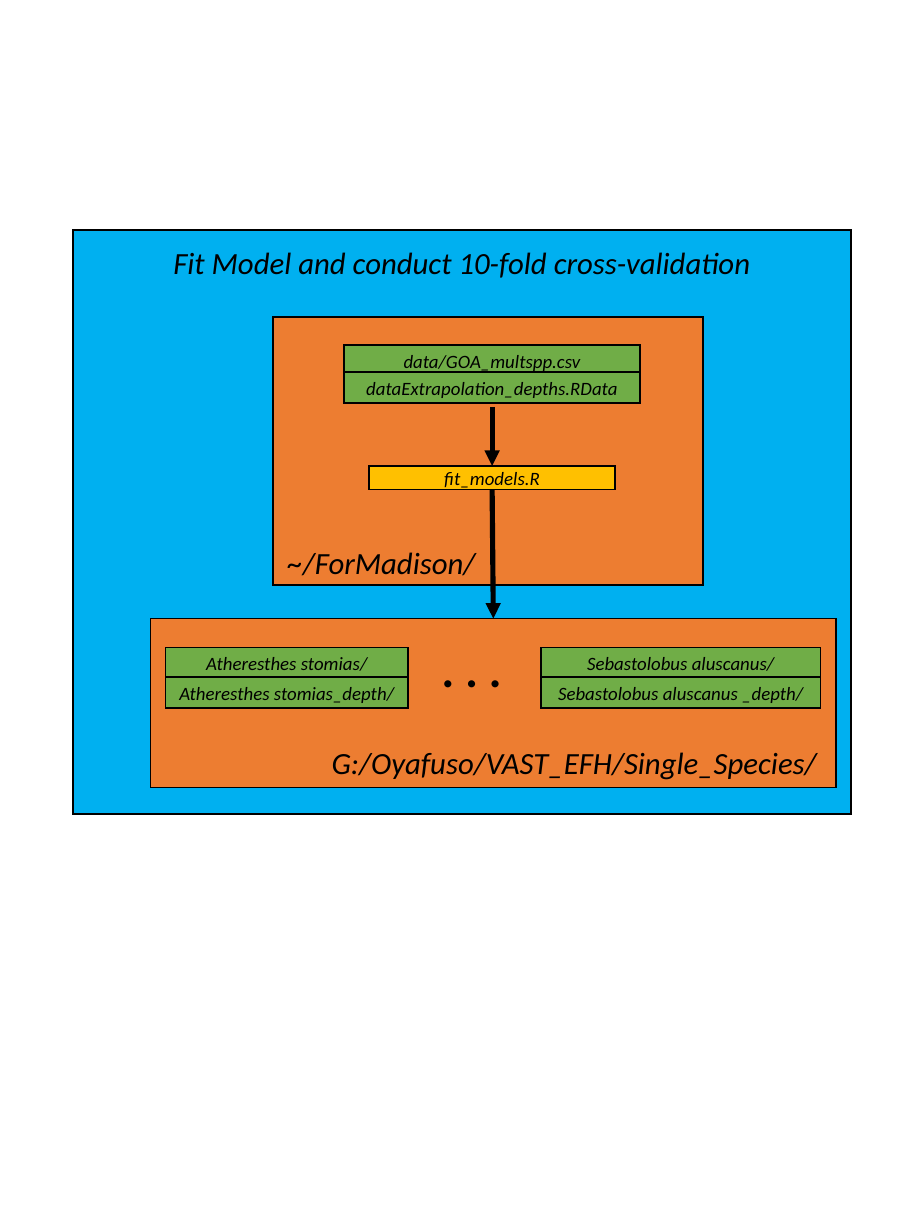
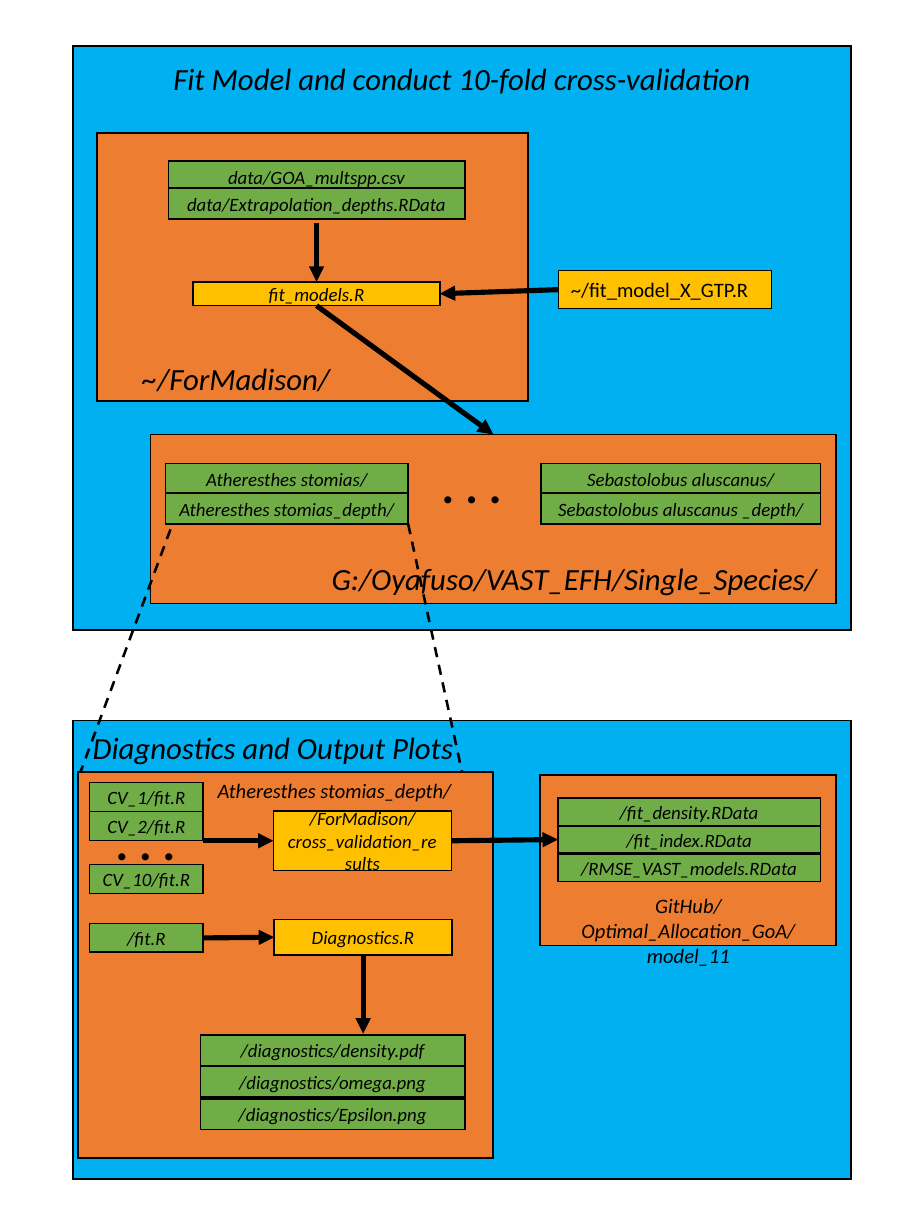
Before and after one commit to zoyafuso-NOAA/MS_OM_GoA, a slide deck: slide 4 of graphics/WorkFlow.pptx. Drawn at 924x1232 pixels with LibreOffice and Linux fonts; fonts in the diff are those of the drawing. Boxes give left, top, right and bottom in pixels: in the first picture for what was removed or moved away, otherwise in the second. Text is boxed around its words. In the diff, an @@ line names an element or a change of style, - is before the commit and + after.

```diff
--- a/graphics/WorkFlow.pptx
+++ b/graphics/WorkFlow.pptx
@@ 4 rectangles, 1 arrow: place and size @@
-4 rectangles, 1 arrow at (274, 317, 703, 585)
+4 rectangles, 1 arrow at (97, 133, 527, 402)
@@ text in rectangle at (187, 198, 446, 214): text changed @@
-dataExtrapolation_depths.RData
+data/Extrapolation_depths.RData
@@ arrow moved from (492, 490) - (493, 618) to (317, 306) - (493, 435) @@
@@ text "~/ForMadison/": place and size @@
-text "~/ForMadison/" at (288, 552, 476, 576)
+text "~/ForMadison/" at (142, 368, 330, 392)
@@ 6 rectangles, 3 texts: place and size @@
-6 rectangles, 3 texts at (73, 230, 850, 814)
+6 rectangles, 3 texts at (73, 46, 850, 630)
@@ group added at (73, 271, 850, 1179): 16 rectangles, 5 arrows, 4 texts, 2 lines @@
+~/fit_model_X_GTP.R
+Diagnostics and Output Plots
+CV_1/fit.R
+CV_2/fit.R
+CV_10/fit.R
+. . .
+/ForMadison/cross_validation_results
+/fit_density.RData
+/fit_index.RData
+GitHub/Optimal_Allocation_GoA/model_11
+/RMSE_VAST_models.RData
+Atheresthes stomias_depth/
+/fit.R
+Diagnostics.R
+/diagnostics/density.pdf
+/diagnostics/omega.png
+/diagnostics/Epsilon.png
```
Also in this commit, not shown: 1 slide added, 1 other file.
